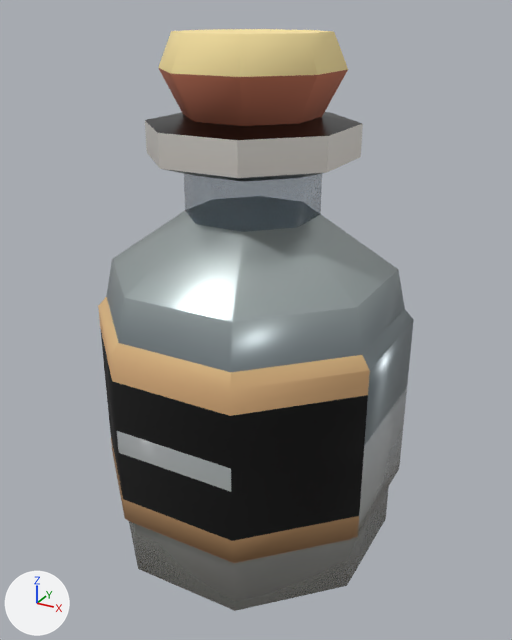
The glTF model asset-studio/catalogs/items/potions/potion_medium_lime/potion_medium_lime.glb as it was, and as the next commit left it.
One viewpoint serves both versions: a 50 mm camera at (0.521, -0.936, 0.909) aimed at (0.005, 0.003, 0.44). The axes (+X, +Y, +Z) are drawn at lower left. The lights are the same throughout. The picture after the commit comes second. Vertices at exactly the same position are counted once.

In view in the first picture: 'Item'.
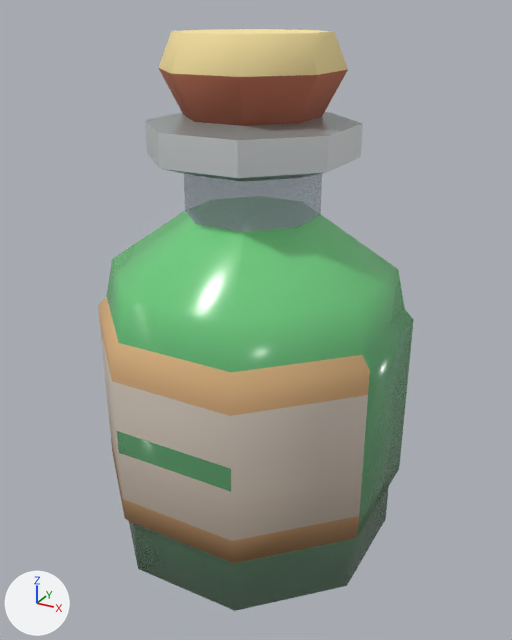
Changed parts and their boxes (x1, y1, x2, y2) in the pictures (512 x 640 px):
'Item', surface changed: (98, 93, 414, 611) in both
part 1 of me_potion_medium_lime, surface changed: (98, 112, 414, 611) in both
part 2 of me_potion_medium_lime, recoloured (grey to green): (106, 196, 414, 446) in both

Edits to the bpy script that builds the scene:
```text
Change mat_potion_medium_lime_2:
    where n0 = _N.new('ShaderNodeBsdfPrincipled'); n0.name = 'Principled BSDF'
    remove n0.inputs[1].default_value = 0.5  # 'Metallic'
    n0.inputs[2].default_value: 0.3 -> 0.2  # 'Roughness'
    add n3 = _N.new('ShaderNodeMath'); n3.name = 'Math'
    add n3.operation = 'MULTIPLY'
    add n3.inputs[1].default_value = 0.38  # 'Value'
    where n2 = _N.new('ShaderNodeTexImage'); n2.name = 'Image Texture'
    add _L.new(n3.outputs[0], n0.inputs[4])  # 'Value' to 'Alpha'
    add _L.new(n2.outputs[1], n3.inputs[0])  # 'Alpha' to 'Value'
Change mat_potion_medium_lime_3:
    where n0 = _N.new('ShaderNodeBsdfPrincipled'); n0.name = 'Principled BSDF'
    add n0.inputs[1].default_value = 0.5  # 'Metallic'
    n0.inputs[2].default_value: 0.2 -> 0.3  # 'Roughness'
    remove n2 = _N.new('ShaderNodeMath'); n2.name = 'Math'
    remove n2.operation = 'MULTIPLY'
    remove n2.inputs[1].default_value = 0.38  # 'Value'
    remove _L.new(n2.outputs[0], n0.inputs[4])  # 'Value' to 'Alpha'
    where n3 = _N.new('ShaderNodeTexImage'); n3.name = 'Image Texture'
    remove _L.new(n3.outputs[1], n2.inputs[0])  # 'Alpha' to 'Value'
Change me_potion_medium_lime:
    where me_potion_medium_lime.from_pydata(...)  # 146 vertices, 288 faces; spans x -0.24..0.24, y -0.24..0.24, z 0.0..0.88
    used by ob_item; location = (0.0, 0.0, 0.0)
    me_potion_medium_lime part 1: 202 kept faces spanning x -0.24..0.24, y -0.24..0.24, z 0.054..0.766 get new texture (UV) coordinates
    me_potion_medium_lime part 2: 62 faces spanning x -0.24..0.24, y -0.226..0.24, z 0.33..0.621 switch from mat_potion_medium_lime_2 (picture img_surface_palette) to mat_potion_medium_lime_0
```
